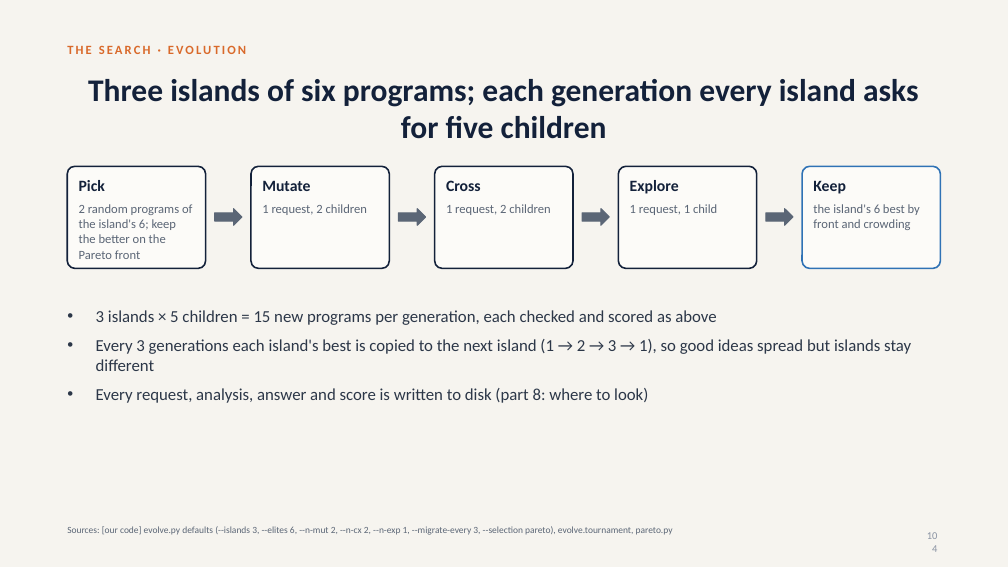
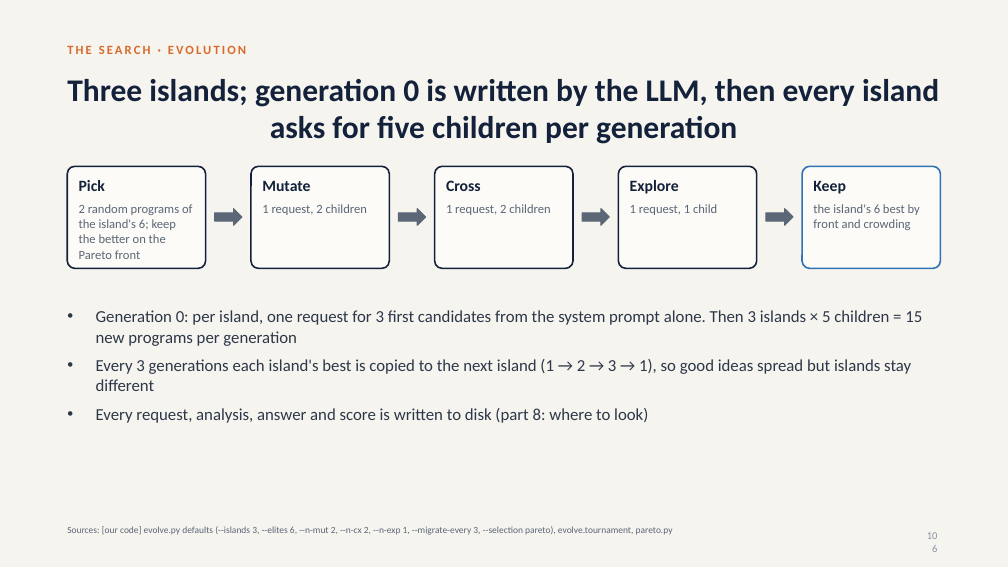
Before and after one commit to srivathsanb14/working-code, a slide deck: slide 106 of docs/One_Controller_for_Every_Building.pptx (slide 104 before the commit). Drawn at 1008x567 pixels with LibreOffice and Linux fonts; fonts in the diff are those of the drawing. Boxes give left, top, right and bottom in pixels: in the first picture for what was removed or moved away, otherwise in the second. Text is boxed around its words. In the diff, an @@ line names an element or a change of style, - is before the commit and + after.

```diff
--- a/docs/One_Controller_for_Every_Building.pptx
+++ b/docs/One_Controller_for_Every_Building.pptx
@@ title at (67,79,939,144): text changed @@
-Three islands of six programs; each generation every island asks for five children
+Three islands; generation 0 is written by the LLM, then every island asks for five children per generation
@@ text at (96,310,922,346): text changed @@
-• 3 islands × 5 children = 15 new programs per generation, each checked and scored as above
+• Generation 0: per island, one request for 3 first candidates from the system prompt alone. Then 3 islands × 5 children = 15 new programs per generation
```
Also in this commit, not shown: 11 other slides changed, 2 slides added, 16 other files.
